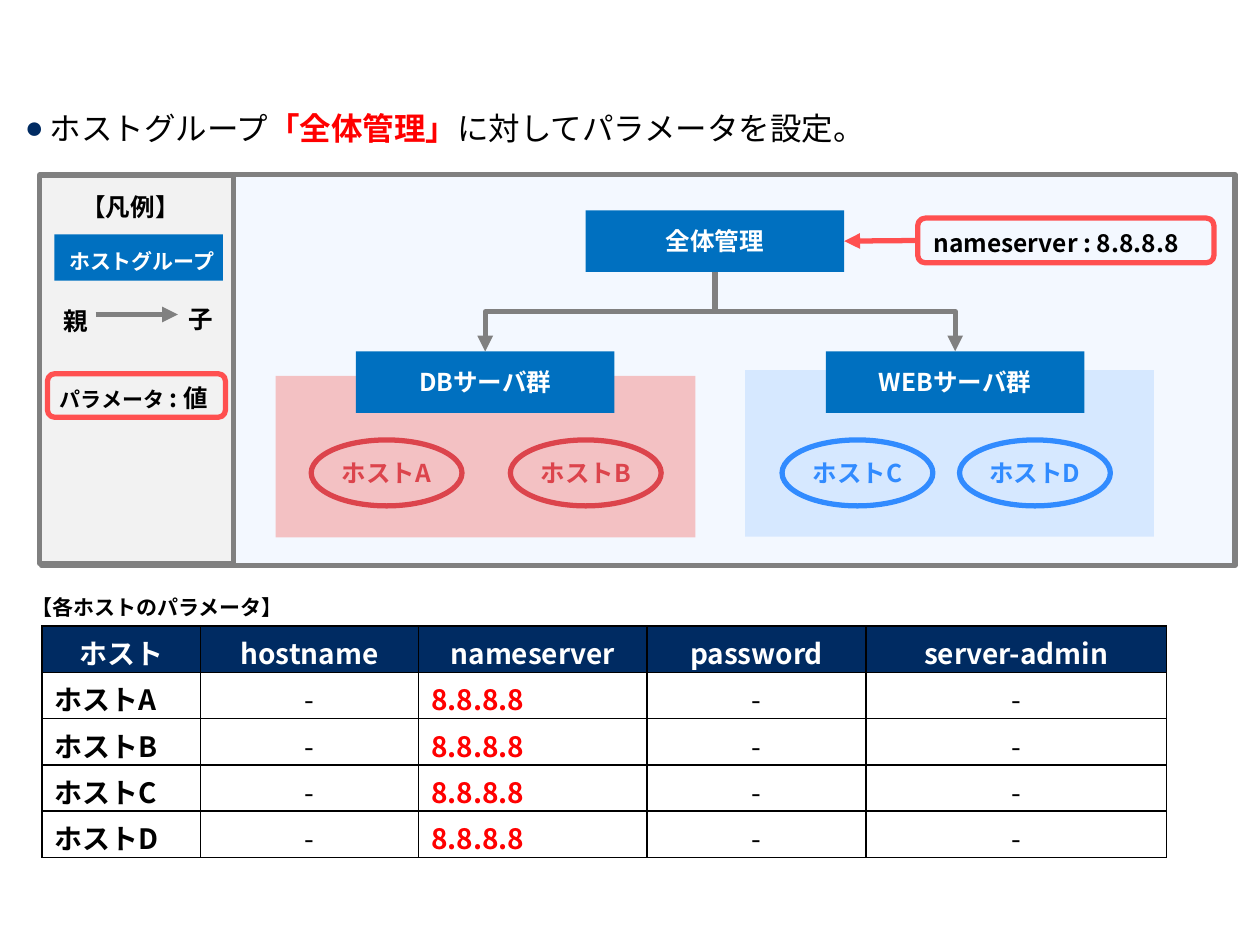
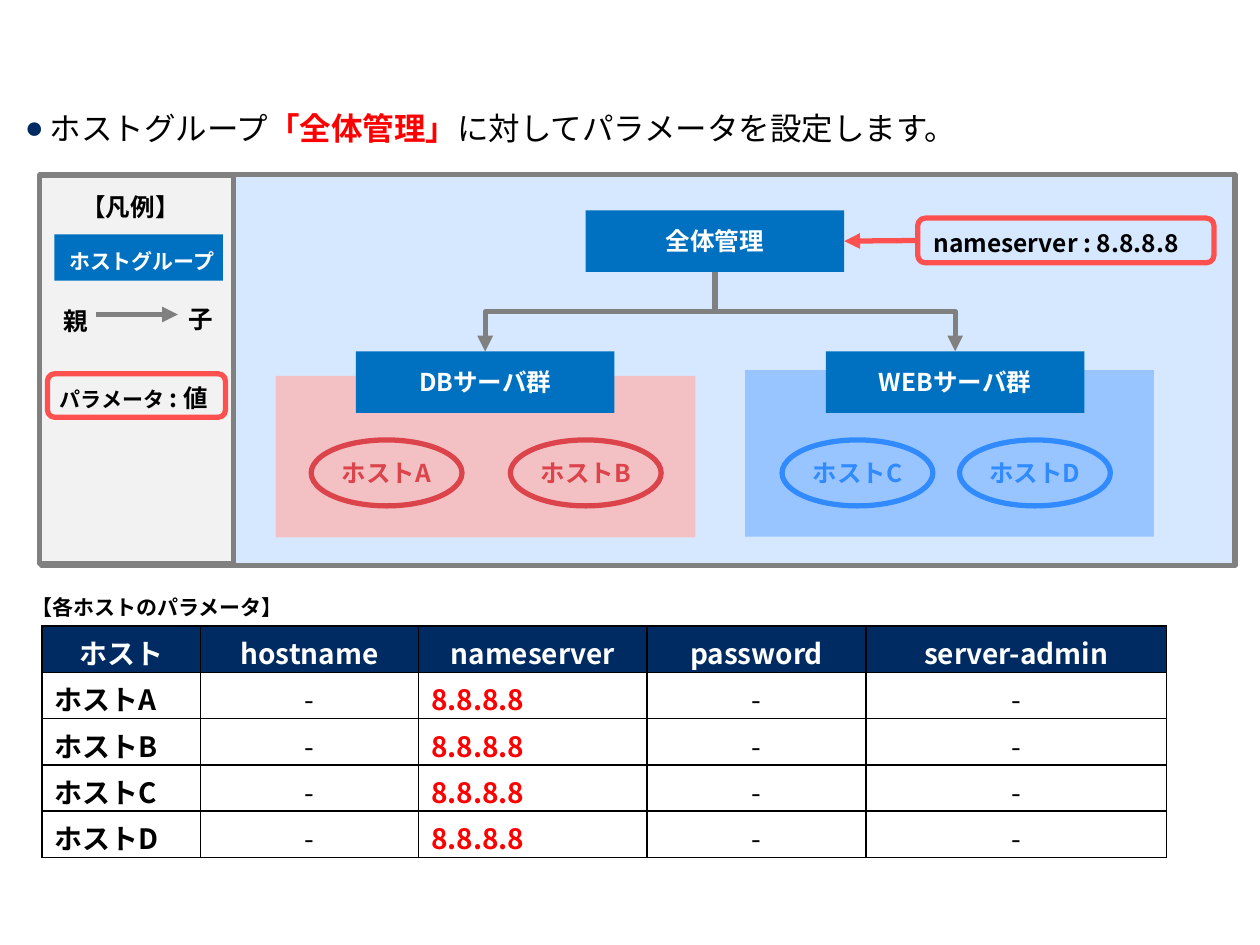
Before and after one commit to exastro-suite/it-automation-docs, a slide deck: slide 11 of asset/Learn_ja/ITA-hg-ps_classroom_lecture_ja.pptx. Drawn at 1260x945 pixels with LibreOffice and Linux fonts; fonts in the diff are those of the drawing; background and template pictures are left out. Boxes give left, top, right and bottom in pixels: in the first picture for what was removed or moved away, otherwise in the second. Text is boxed around its words. In the diff, an @@ line names an element or a change of style, - is before the commit and + after.

```diff
--- a/asset/Learn_ja/ITA-hg-ps_classroom_lecture_ja.pptx
+++ b/asset/Learn_ja/ITA-hg-ps_classroom_lecture_ja.pptx
@@ text at box(50, 113, 957, 143): text changed @@
-● ホストグループ「全体管理」に対してパラメータを設定。
+● ホストグループ「全体管理」に対してパラメータを設定します。
@@ rectangle at box(42, 175, 1236, 566): fill #F3F8FF to #D6E8FF @@
@@ rectangle at box(745, 370, 1153, 537): fill #D6E8FF to #98C5FF @@
```
Also in this commit, not shown: 27 other slides changed, 1 other file.
